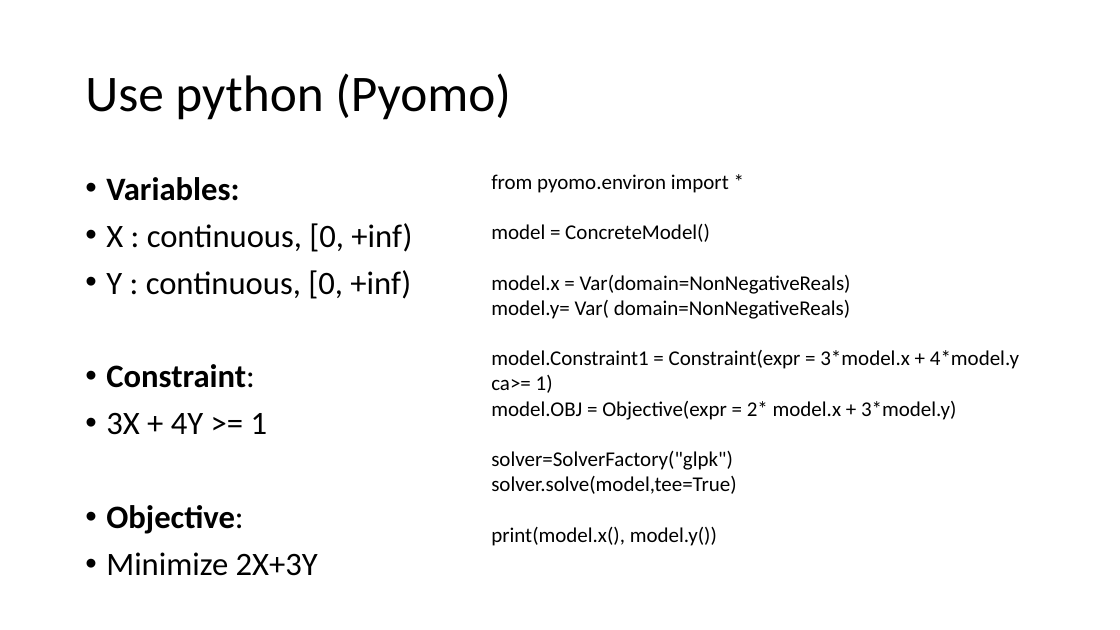
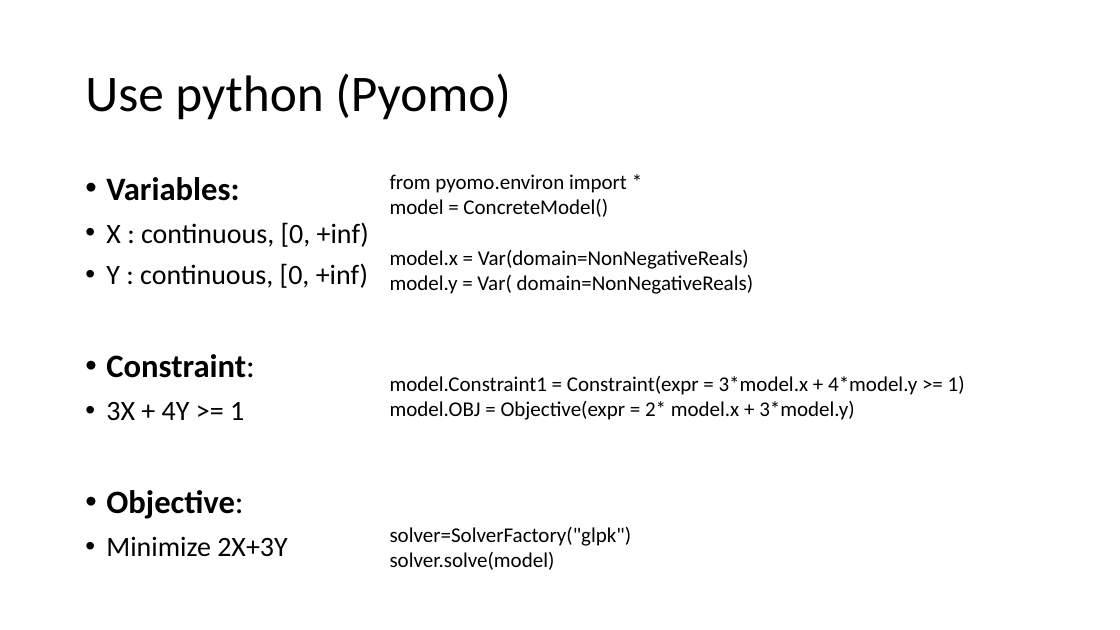
Before and after one commit to shuaiwang88/optimization_modeling_class_using_R_Pyomo, a slide deck: slide 21 of Intro of mathematic modeling for data scientist.pptx. Drawn at 1120x630 pixels with LibreOffice and Linux fonts; fonts in the diff are those of the drawing. Boxes give left, top, right and bottom in pixels: in the first picture for what was removed or moved away, otherwise in the second. Text is boxed around its words. In the diff, an @@ line names an element or a change of style, - is before the commit and + after.

```diff
--- a/Intro of mathematic modeling for data scientist.pptx
+++ b/Intro of mathematic modeling for data scientist.pptx
@@ text "from pyomo.environ import *": place and size @@
-text "from pyomo.environ import *" at bbox=[491, 174, 1019, 546]
+text "from pyomo.environ import *" at bbox=[390, 174, 965, 570]
@@ text at bbox=[106, 222, 369, 557]: size 28 to 24 pt in "X : continuous, [0, +inf)", "Y : continuous, [0, +inf)", "3X + 4Y >= 1", "Minimize 2X+3Y" @@
@@ text at bbox=[390, 275, 965, 395]: text changed @@
-model.y= Var( domain=NonNegativeReals)
-model.Constraint1 = Constraint(expr = 3*model.x + 4*model.y ca>= 1)
+model.y = Var( domain=NonNegativeReals)
+model.Constraint1 = Constraint(expr = 3*model.x + 4*model.y >= 1)
@@ text at bbox=[390, 552, 555, 570]: text changed @@
-solver.solve(model,tee=True)
-print(model.x(), model.y())
+solver.solve(model)
```
Also in this commit, not shown: 6 other slides changed, 2 slides added, 1 slide removed, 7 other files.
